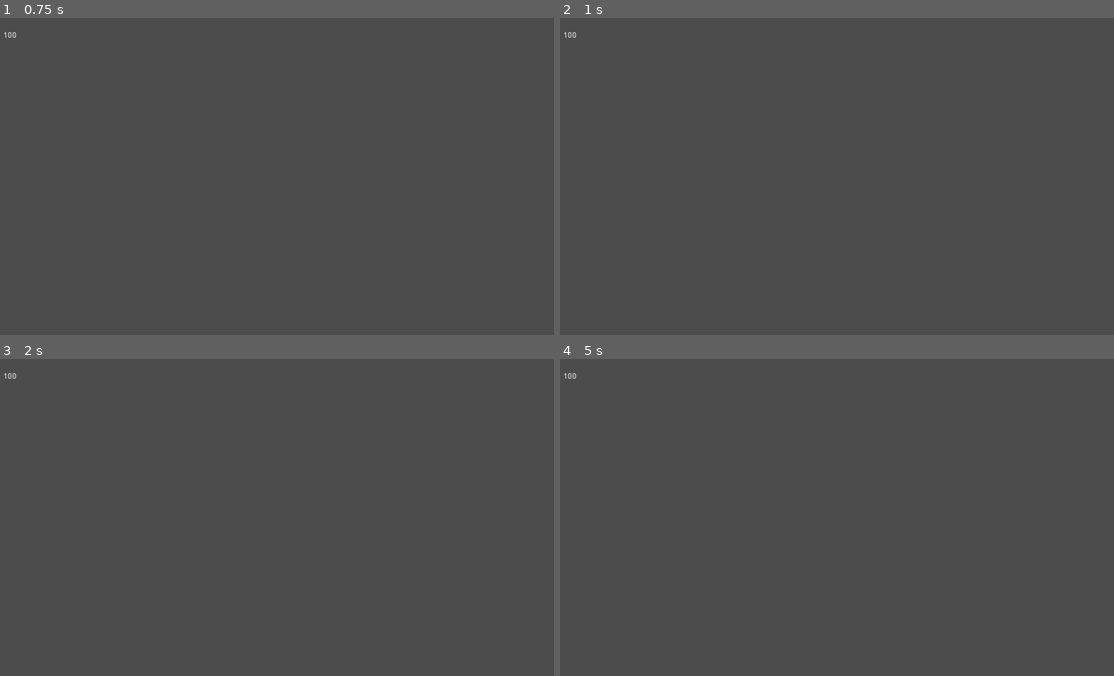
Above: before the commit, frames 1-4 (two rows, left to right).
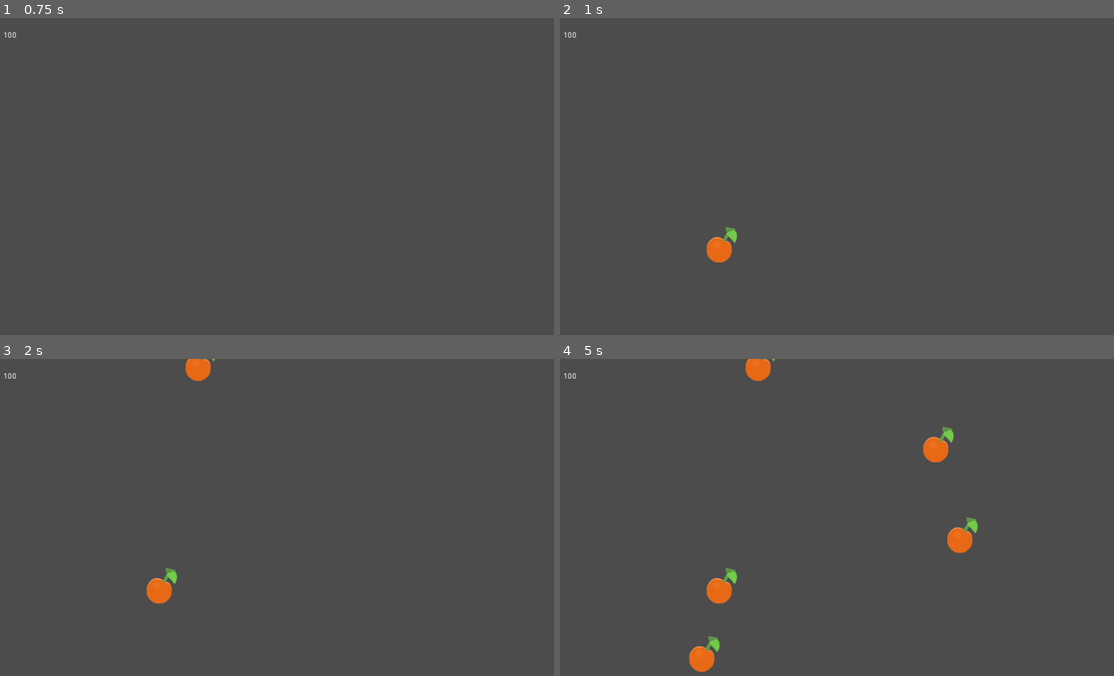
Above: after the commit, the same moments.

Repository: Jaybomb/OurCoolGame
Game: Godot game, scene res://Scenes/default.tscn
Same seed, same stepped clock (60 frames per second), same inputs: the game is played once before the commit and once after it. Before the commit the project has no main scene; this scene is started directly in both runs.
Inputs:
- Up to frame 1 (0.75 s): tap Enter at 0.5 s; hold Right (ui_right) from 0.53 s (still down); hold Shift from 0.53 s (still down)
- Up to frame 2 (1 s): keep holding Right (ui_right); keep holding Shift
- Up to frame 3 (2 s): tap Space at 1.25 s; release Right (ui_right) at 1.28 s; release Shift at 1.28 s; hold Down (ui_down) from 1.28 s (still down); tap Shift at 1.35 s
- Up to frame 4 (5 s): release Down (ui_down) at 2.03 s; hold Right (ui_right) 2.03-2.78 s; hold Shift 2.03-2.78 s; tap Enter at 2.75, 4.25 s; hold Up (ui_up) 2.78-3.53 s; tap Shift at 2.85, 4.35 s; tap Space at 3.5 s; hold Shift 3.53-4.28 s; hold Left (ui_left) from 3.53 s (still down)

Frame 1 is identical in both runs. In frame 2, 0.4% of the frame differs, in the area x 26-32%, y 66-78%; in frame 3, 0.7%; in frame 4, 1.8%, in the area x 23-76%, y 0-99%.

Commit message:
Add randomly appearing cherries

Diff:
--- a/Scenes/cherry.tscn
+++ b/Scenes/cherry.tscn
@@ -2,7 +2,7 @@
 
 [ext_resource path="res://Images/cherry.png" type="Texture" id=1]
 
-[node name="cherry" type="Sprite"]
+[node name="cherry" type="Sprite" index="0"]
 
 position = Vector2( 300.556, 205.577 )
 texture = ExtResource( 1 )
--- /dev/null
+++ b/Scenes/default.gd
@@ -0,0 +1,24 @@
+extends Node
+
+onready var cherry_sprite = preload("res://Scenes/cherry.tscn")
+var screensize
+
+func _ready():
+	screensize = get_viewport().size
+	find_node("Timer").start()
+	randomize()
+	pass
+
+#func _process(delta):
+#	# Called every frame. Delta is time since last frame.
+#	# Update game logic here.
+#	pass
+
+
+func _on_Timer_timeout():
+	var cherry = cherry_sprite.instance()
+	cherry.position.x = rand_range(0, screensize.x)
+	cherry.position.y = rand_range(0, screensize.y)
+	add_child(cherry)
+
+	pass # replace with function body
--- a/Scenes/default.tscn
+++ b/Scenes/default.tscn
@@ -1,10 +1,22 @@
-[gd_scene load_steps=3 format=2]
+[gd_scene load_steps=4 format=2]
 
-[ext_resource path="res://Scenes/HUD.tscn" type="PackedScene" id=1]
-[ext_resource path="res://Scenes/OneChicken.tscn" type="PackedScene" id=2]
+[ext_resource path="res://Scenes/default.gd" type="Script" id=1]
+[ext_resource path="res://Scenes/HUD.tscn" type="PackedScene" id=2]
+[ext_resource path="res://Scenes/OneChicken.tscn" type="PackedScene" id=3]
 
-[node name="Node" type="Node" index="0"]
+[node name="Main" type="Node"]
 
-[node name="HUD" parent="." index="0" instance=ExtResource( 1 )]
+script = ExtResource( 1 )
 
-[node name="Chicken" parent="." index="1" instance=ExtResource( 2 )]
+[node name="HUD" parent="." index="0" instance=ExtResource( 2 )]
+
+[node name="Chicken" parent="." index="1" instance=ExtResource( 3 )]
+
+[node name="Timer" type="Timer" parent="." index="2"]
+
+process_mode = 1
+wait_time = 1.0
+one_shot = false
+autostart = false
+
+[connection signal="timeout" from="Timer" to="." method="_on_Timer_timeout"]
--- a/project.godot
+++ b/project.godot
@@ -11,25 +11,26 @@
 [application]
 
 config/name="My First Project"
+run/main_scene="res://Scenes/default.tscn"
 config/icon="res://icon.png"
 
 [input]
 
 ui_left=[ Object(InputEventKey,"resource_local_to_scene":false,"resource_name":"","device":0,"alt":false,"shift":false,"control":false,"meta":false,"command":false,"pressed":false,"scancode":16777231,"unicode":0,"echo":false,"script":null)
 , Object(InputEventJoypadButton,"resource_local_to_scene":false,"resource_name":"","device":0,"button_index":14,"pressure":0.0,"pressed":false,"script":null)
-, Object(InputEventKey,"resource_local_to_scene":false,"resource_name":"","device":0,"alt":false,"shift":false,"control":false,"meta":false,"command":false,"pressed":false,"scancode":65,"unicode":0,"echo":false,"script":null)
+, Object(InputEventJoypadMotion,"resource_local_to_scene":false,"resource_name":"","device":0,"axis":0,"axis_value":-1.0,"script":null)
  ]
 ui_right=[ Object(InputEventKey,"resource_local_to_scene":false,"resource_name":"","device":0,"alt":false,"shift":false,"control":false,"meta":false,"command":false,"pressed":false,"scancode":16777233,"unicode":0,"echo":false,"script":null)
 , Object(InputEventJoypadButton,"resource_local_to_scene":false,"resource_name":"","device":0,"button_index":15,"pressure":0.0,"pressed":false,"script":null)
-, Object(InputEventKey,"resource_local_to_scene":false,"resource_name":"","device":0,"alt":false,"shift":false,"control":false,"meta":false,"command":false,"pressed":false,"scancode":68,"unicode":0,"echo":false,"script":null)
+, Object(InputEventJoypadMotion,"resource_local_to_scene":false,"resource_name":"","device":0,"axis":0,"axis_value":1.0,"script":null)
  ]
 ui_up=[ Object(InputEventKey,"resource_local_to_scene":false,"resource_name":"","device":0,"alt":false,"shift":false,"control":false,"meta":false,"command":false,"pressed":false,"scancode":16777232,"unicode":0,"echo":false,"script":null)
 , Object(InputEventJoypadButton,"resource_local_to_scene":false,"resource_name":"","device":0,"button_index":12,"pressure":0.0,"pressed":false,"script":null)
-, Object(InputEventKey,"resource_local_to_scene":false,"resource_name":"","device":0,"alt":false,"shift":false,"control":false,"meta":false,"command":false,"pressed":false,"scancode":87,"unicode":0,"echo":false,"script":null)
+, Object(InputEventJoypadMotion,"resource_local_to_scene":false,"resource_name":"","device":0,"axis":1,"axis_value":-1.0,"script":null)
  ]
 ui_down=[ Object(InputEventKey,"resource_local_to_scene":false,"resource_name":"","device":0,"alt":false,"shift":false,"control":false,"meta":false,"command":false,"pressed":false,"scancode":16777234,"unicode":0,"echo":false,"script":null)
 , Object(InputEventJoypadButton,"resource_local_to_scene":false,"resource_name":"","device":0,"button_index":13,"pressure":0.0,"pressed":false,"script":null)
-, Object(InputEventKey,"resource_local_to_scene":false,"resource_name":"","device":0,"alt":false,"shift":false,"control":false,"meta":false,"command":false,"pressed":false,"scancode":83,"unicode":0,"echo":false,"script":null)
+, Object(InputEventJoypadMotion,"resource_local_to_scene":false,"resource_name":"","device":0,"axis":1,"axis_value":1.0,"script":null)
  ]
 
 [rendering]
